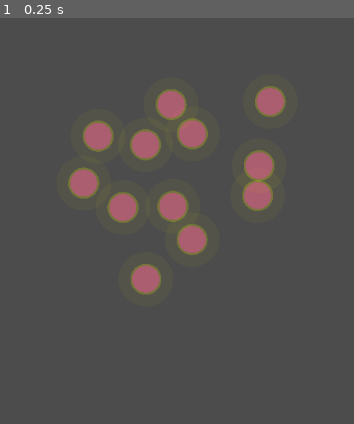
Above: before the commit, frame 1.
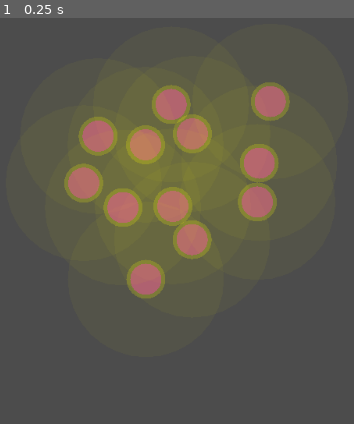
Above: after the commit, the same moment.

Repository: bnyu/godot_demo
Game: Godot game, scene res://World.tscn
Same seed, same stepped clock (60 frames per second), same inputs: the game is played once before the commit and once after it.
Inputs:
- Up to frame 1 (0.25 s): no input

The runs differ from the first frame. In frame 1, 15% of the frame differs, in the area x 18-82%, y 13-69%.

Commit message:
crossing the crowd

Diff:
--- a/Movement.gd
+++ b/Movement.gd
@@ -2,7 +2,7 @@
 
 var DEBUG_DRAW = true
 
-export var speed: float = 100  # Movement speed.
+export var speed: float = 400  # Movement speed.
 
 var target_radius: float = 100  # Stop when this close to target.
 
@@ -23,7 +23,7 @@
 	body_radius = $Shape.shape.radius
 	move_keep_radius = $MoveSpace/Shape.shape.radius
 	rest_keep_radius = $RestSpace/Shape.shape.radius
-	target_radius = rest_keep_radius * 1.2
+	target_radius = rest_keep_radius + 10
 
 func _physics_process(_delta) -> void:
 	if to_target:
@@ -45,24 +45,26 @@
 	return position.direction_to(target)
 
 func get_avoid_velocity() -> Vector2:
+	if to_target:
+		return cal_avoid($RestSpace.get_overlapping_bodies(), rest_keep_radius) + cal_avoid($MoveSpace.get_overlapping_bodies(), move_keep_radius, true)
+	else:
+		return cal_avoid($RestSpace.get_overlapping_bodies(), rest_keep_radius)
+
+func cal_avoid(neighbors: Array, space_radius: float, is_move_space: bool = false) -> Vector2:
 	var result = Vector2.ZERO
-	var keep_distance: float = 0
-	var neighbors = []
-	if to_target:
-		neighbors = $MoveSpace.get_overlapping_bodies()
-		keep_distance = move_keep_radius - body_radius
-	else:
-		neighbors = $RestSpace.get_overlapping_bodies()
-		keep_distance = rest_keep_radius - body_radius
-	if keep_distance > 0:
-		for n in neighbors:
-			var distance: float = n.position.distance_to(position)
-			if distance > 0:
-				var n_body_radius = body_radius #todo
-				var factor = 1 - (distance - body_radius - n_body_radius) / keep_distance
-				if factor > 0:
-					var direction = n.position.direction_to(position)
-					result += direction * factor
+	var keep_distance = space_radius - body_radius
+	for n in neighbors:
+		if is_move_space and not n.to_target:
+			continue
+		var distance: float = n.position.distance_to(position)
+		if distance == 0:
+			continue
+		var factor: float = 1
+		if not n.to_target and not n.no_avoid:
+			factor = 0.25
+		factor *= 1 - (distance - body_radius - n.body_radius) / keep_distance
+		if factor > 0:
+			result += n.position.direction_to(position) * factor
 	return result
 
 func set_target(value):
@@ -76,5 +78,6 @@
 	draw_circle(Vector2.ZERO, body_radius, Color(1, 0, 1, 0.4))
 	draw_circle(Vector2.ZERO, move_keep_radius, Color(1, 1, 0, 0.04))
 	draw_circle(Vector2.ZERO, rest_keep_radius, Color(1, 1, 0, 0.2))
+	draw_line(Vector2.ZERO, going_velocity.rotated(-rotation)*speed, Color(0, 0, 1), 2)
 	draw_line(Vector2.ZERO, avoid_velocity.rotated(-rotation)*speed, Color(1, 0, 0), 4)
-	draw_line(Vector2.ZERO, velocity.rotated(-rotation)*speed, Color(0, 1, 0), 2)
+	draw_line(Vector2.ZERO, velocity.rotated(-rotation)*speed, Color(0, 1, 0), 4)
--- a/Movement.tscn
+++ b/Movement.tscn
@@ -3,13 +3,13 @@
 [ext_resource path="res://Movement.gd" type="Script" id=1]
 
 [sub_resource type="CircleShape2D" id=1]
-radius = 17.3157
+radius = 20.0
 
 [sub_resource type="CircleShape2D" id=2]
-radius = 19.9207
+radius = 25.0
 
 [sub_resource type="CircleShape2D" id=3]
-radius = 35.2259
+radius = 100.0
 
 [node name="Movement" type="KinematicBody2D"]
 script = ExtResource( 1 )
--- a/World.gd
+++ b/World.gd
@@ -12,6 +12,7 @@
 				selected = []
 				drag_start = event.position
 				selecting = true
+				update()
 			else:
 				selecting = false
 				var drag_end = event.position
@@ -22,7 +23,7 @@
 				query.set_shape(select_rect)
 				query.transform = Transform2D(0, (drag_end + drag_start) / 2)
 				# Result is an array of dictionaries. Each has a "collider" key.
-				selected = space.intersect_shape(query)
+				selected = space.intersect_shape(query, 1000)
 				update()
 		# If there is a selection, give it the target.
 		elif event.button_index == BUTTON_RIGHT:
